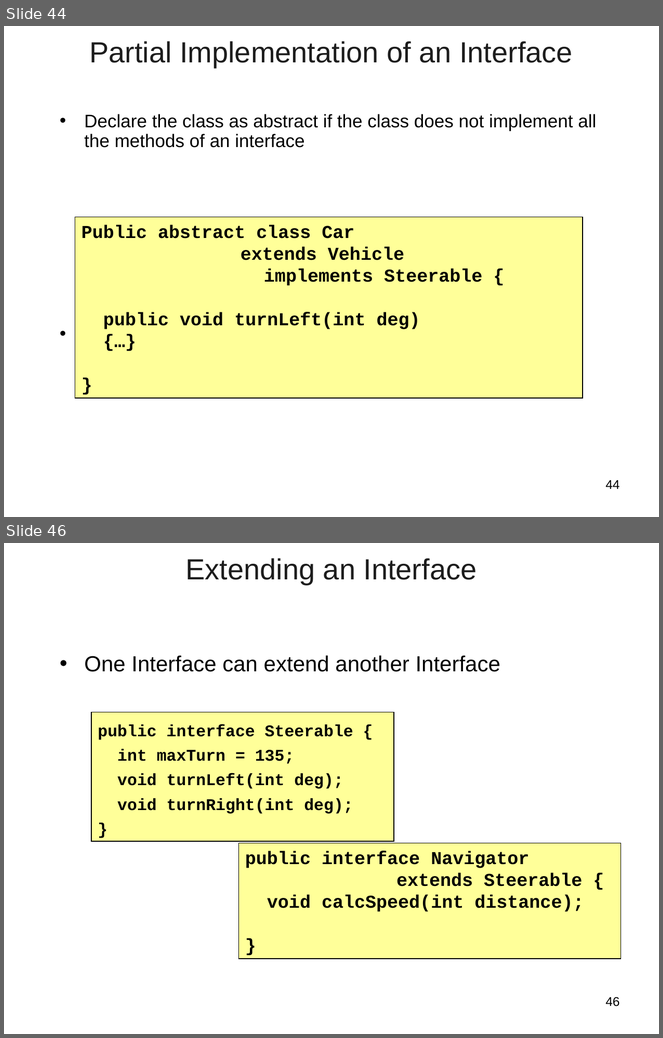
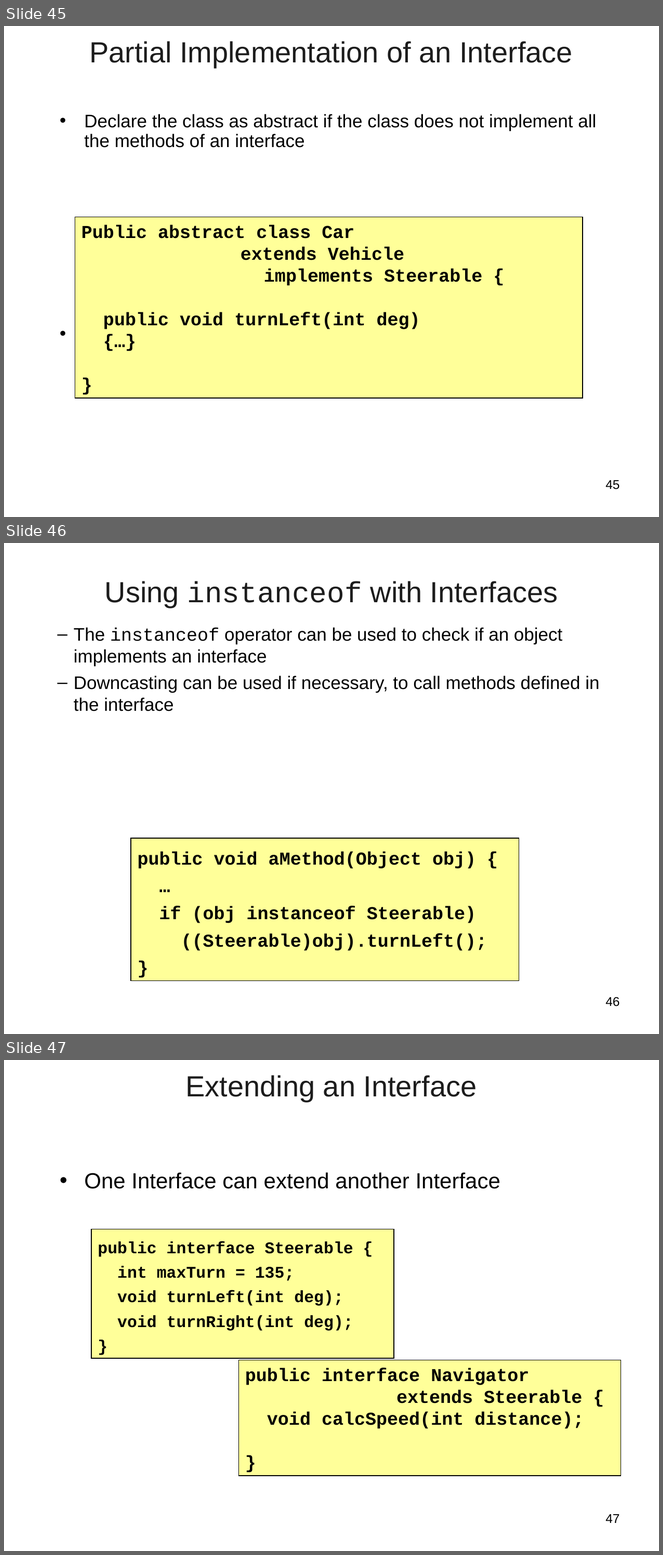
Before and after one commit to vatsanTraining/freshers_dec_2021, a slide deck: JavaModule_2_Excella.ppt. Shown one above the other, each under a label of ours: slides 44 and 46 before the commit, slides 45, 46 and 47 after it; the slides between them are not shown. The pictures are 663x1038 and 663x1555 pixels, drawn with LibreOffice and Linux fonts; fonts in the diff are those of the drawing; background and template pictures are left out. Boxes give left, top, right and bottom in pixels: in the first picture for what was removed or moved away, otherwise in the second. Text is boxed around its words. In the diff, an @@ line names an element or a change of style, - is before the commit and + after.

```diff
--- a/JavaModule_2_Excella.ppt
+++ b/JavaModule_2_Excella.ppt
@@ slide 46 added at [4, 543, 659, 1034], background picture (left out) @@
@@ title added at [105, 581, 558, 608], 32 pt, text #1C1C1C @@
+Using instanceof with Interfaces
@@ text added at [74, 627, 599, 711], 20 pt, text #000000 @@
+  – The instanceof operator can be used to check if an object implements an interface
+  – Downcasting can be used if necessary, to call methods defined in the interface
@@ rectangle added at [131, 838, 519, 981], fill #FFFF99, outline #000000 0.99 pt, 20 pt, text #000000, bold @@
+public void aMethod(Object obj) {
+…
+if (obj instanceof Steerable)
+((Steerable)obj).turnLeft();
+}
@@ page number added at [606, 997, 620, 1007], 14 pt, text #000000 @@
+46
@@ what was slide 44 is now slide 45 @@
@@ page number at [606, 480, 620, 490]: text changed @@
-44
+45
@@ what was slide 46 is now slide 47 @@
@@ page number at [606, 1514, 620, 1523]: text changed @@
-46
+47
```
Also in this commit, not shown: 12 slides changed, 15 other slides added, 9 slides removed.
